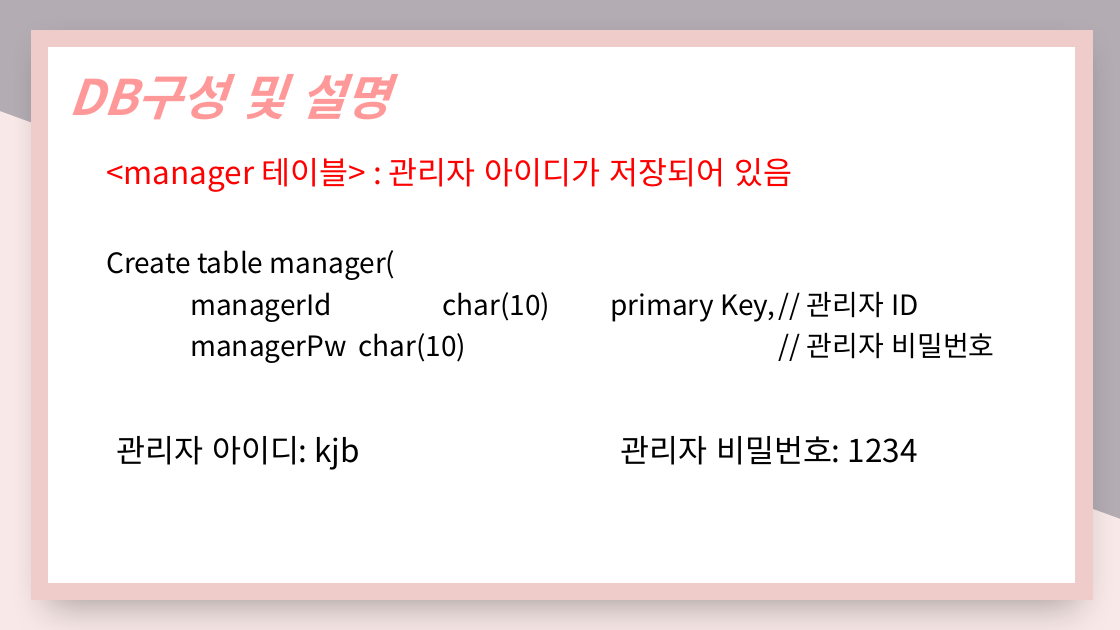
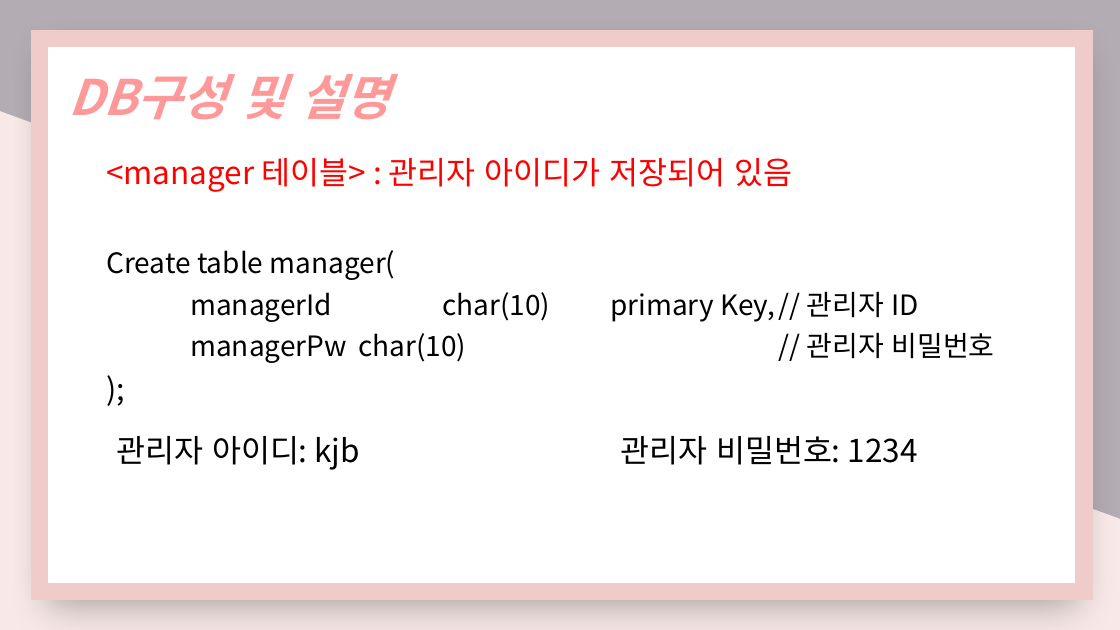
Before and after one commit to nimi2838/thecare, a slide deck: slide 28 of 졸작 기획서.pptx. Drawn at 1120x630 pixels with LibreOffice and Linux fonts; fonts in the diff are those of the drawing. Boxes give left, top, right and bottom in pixels: in the first picture for what was removed or moved away, otherwise in the second. Text is boxed around its words. In the diff, an @@ line names an element or a change of style, - is before the commit and + after.

```diff
--- a/졸작 기획서.pptx
+++ b/졸작 기획서.pptx
@@ text at box(106, 158, 995, 359): paragraph added @@
+);
```
Also in this commit, not shown: 5 other slides changed, 6 slides added, 2 slides removed.
